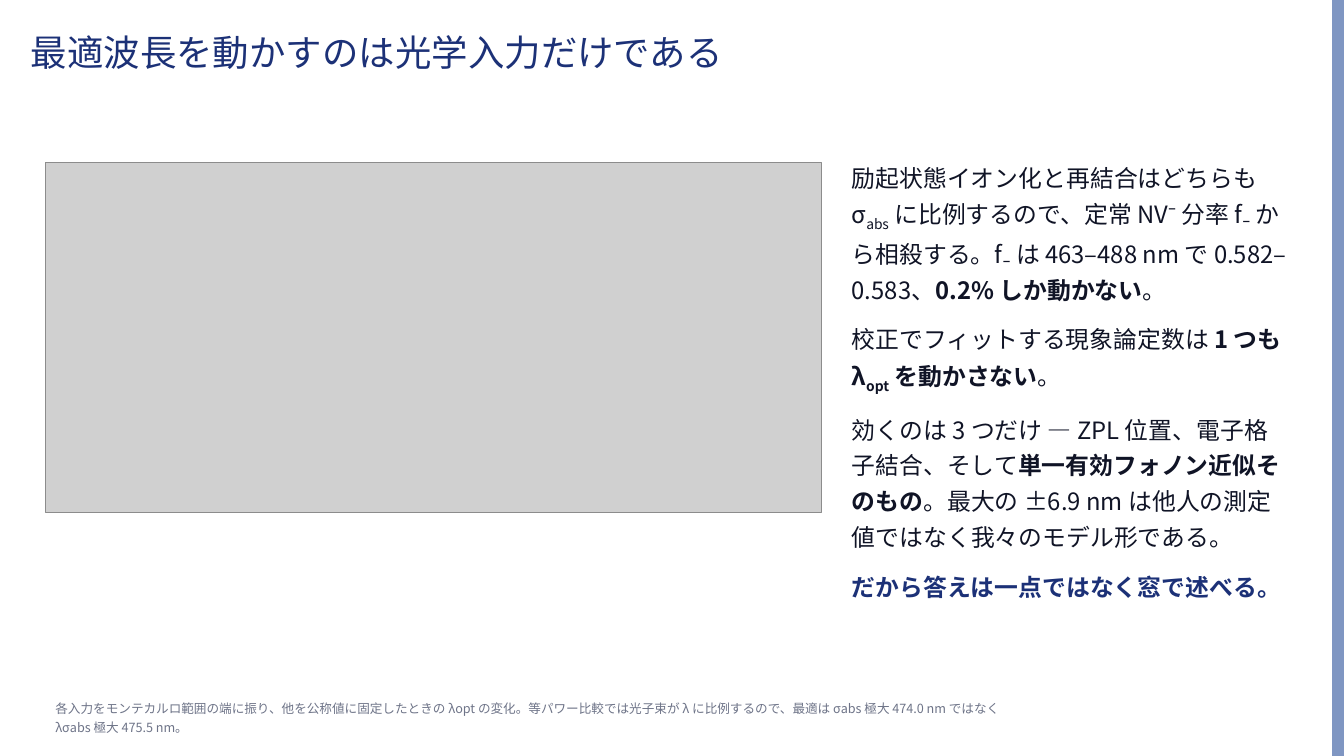
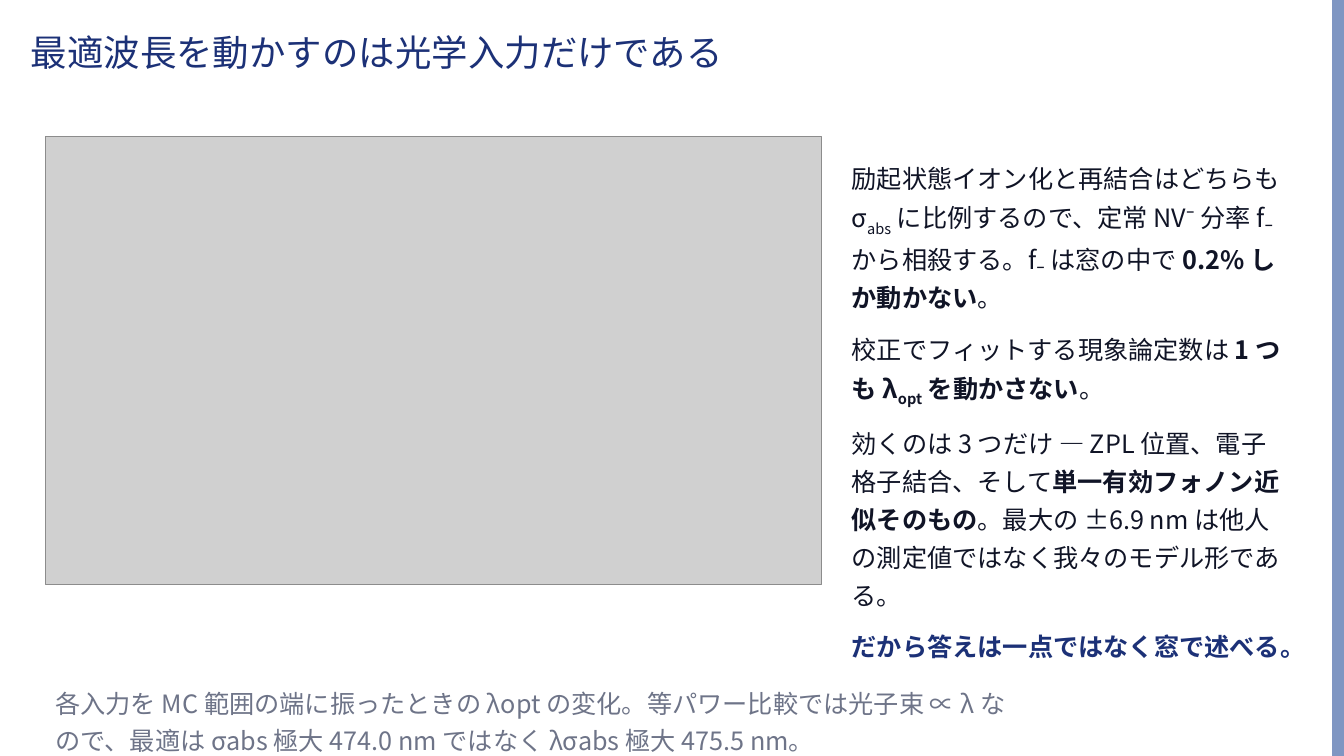
Before and after one commit to Risei412/ultra-high-pressure-ODMR, a slide deck: slide 5 of slides/odmr_473nm_talk.pptx. Drawn at 1344x756 pixels with LibreOffice and Linux fonts; fonts in the diff are those of the drawing; grey boxes stand for pictures; background and template pictures are left out. Boxes give left, top, right and bottom in pixels: in the first picture for what was removed or moved away, otherwise in the second. Text is boxed around its words. In the diff, an @@ line names an element or a change of style, - is before the commit and + after.

```diff
--- a/slides/odmr_473nm_talk.pptx
+++ b/slides/odmr_473nm_talk.pptx
@@ picture resized from (x1=45, y1=162, x2=822, y2=512) to (x1=45, y1=136, x2=822, y2=585) @@
@@ text at (x1=852, y1=166, x2=1280, y2=310): text changed; size 17 to 18 pt @@
-励起状態イオン化と再結合はどちらも σabs に比例するので、定常 NV⁻ 分率 f₋ から相殺する。f₋ は 463–488 nm で 0.582–0.583、0.2% しか動かない。
+励起状態イオン化と再結合はどちらも σabs に比例するので、定常 NV⁻ 分率 f₋ から相殺する。f₋ は窓の中で 0.2% しか動かない。
@@ text at (x1=852, y1=337, x2=1306, y2=659): size 17 to 18 pt in "校正でフィットする現象論定数は 1 つも λopt を動かさない。", "効くのは 3 つだけ — ZPL 位置、電子格子結合、そして単一有効フォノン近似そのもの。最大の ±6.9 ...", "だから答えは一点ではなく窓で述べる。" @@
@@ text at (x1=55, y1=691, x2=1005, y2=752): text changed; size 9 to 18 pt @@
-各入力をモンテカルロ範囲の端に振り、他を公称値に固定したときの λopt の変化。等パワー比較では光子束が λ に比例するので、最適は σabs 極大 474.0 nm ではなく λσabs 極大 475.5 nm。
+各入力を MC 範囲の端に振ったときの λopt の変化。等パワー比較では光子束 ∝ λ なので、最適は σabs 極大 474.0 nm ではなく λσabs 極大 475.5 nm。
```
Also in this commit, not shown: 8 other slides changed, 8 other files.
